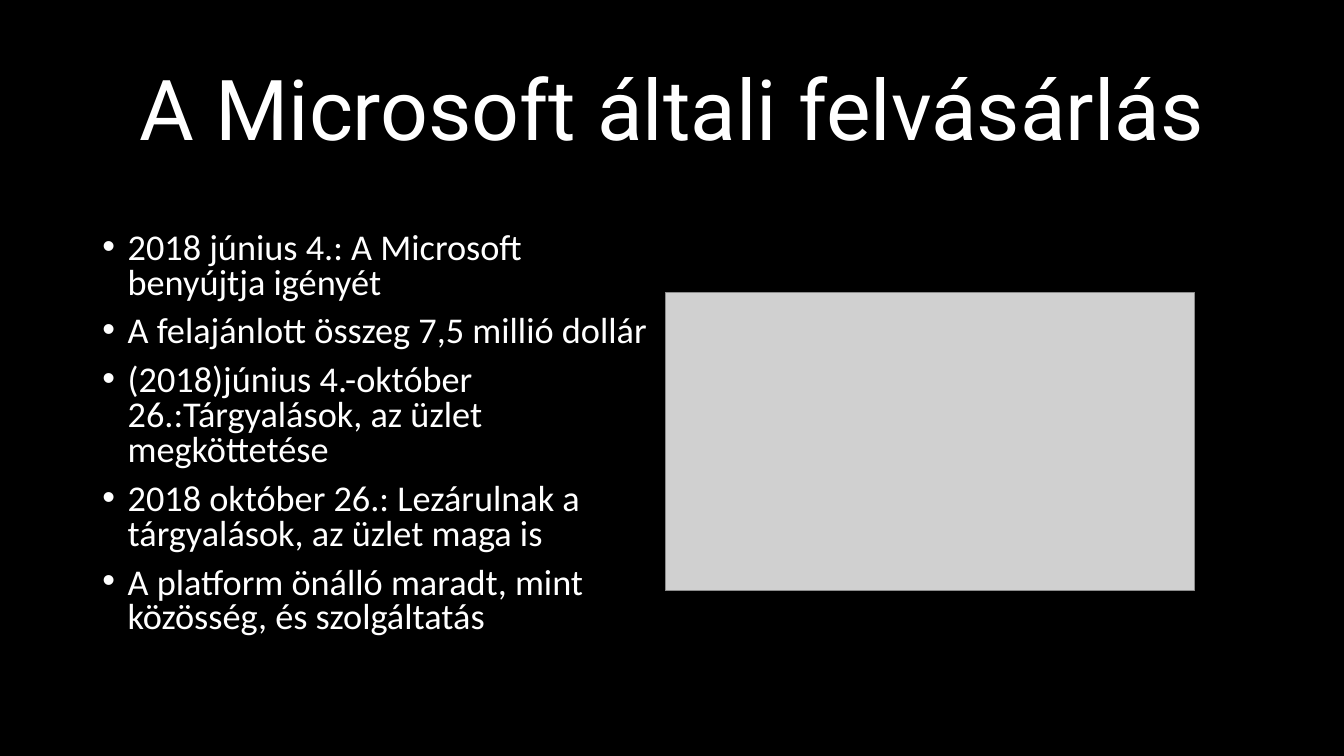
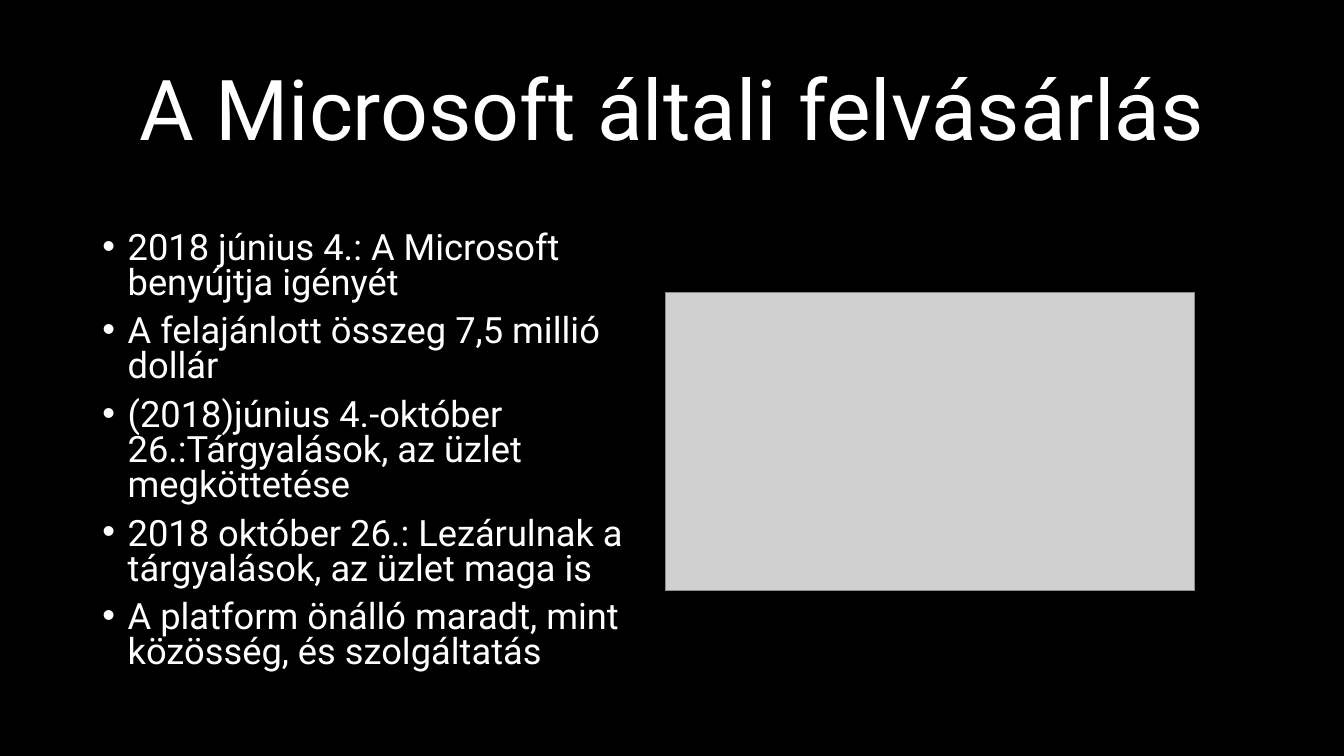
Before and after one commit to Zalan12/IKT-ppt, a slide deck: slide 5 of A GitHub.pptx. Drawn at 1344x756 pixels with LibreOffice and Linux fonts; fonts in the diff are those of the drawing; grey boxes stand for pictures. Boxes give left, top, right and bottom in pixels: in the first picture for what was removed or moved away, otherwise in the second. Text is boxed around its words. In the diff, an @@ line names an element or a change of style, - is before the commit and + after.

```diff
--- a/A GitHub.pptx
+++ b/A GitHub.pptx
@@ text "2018 június 4.: A Microsoft ..." at <box>128,232,623,672</box>: font Calibri to Roboto @@
```
Also in this commit, not shown: 4 other slides changed, 1 slide added, 1 slide removed.
